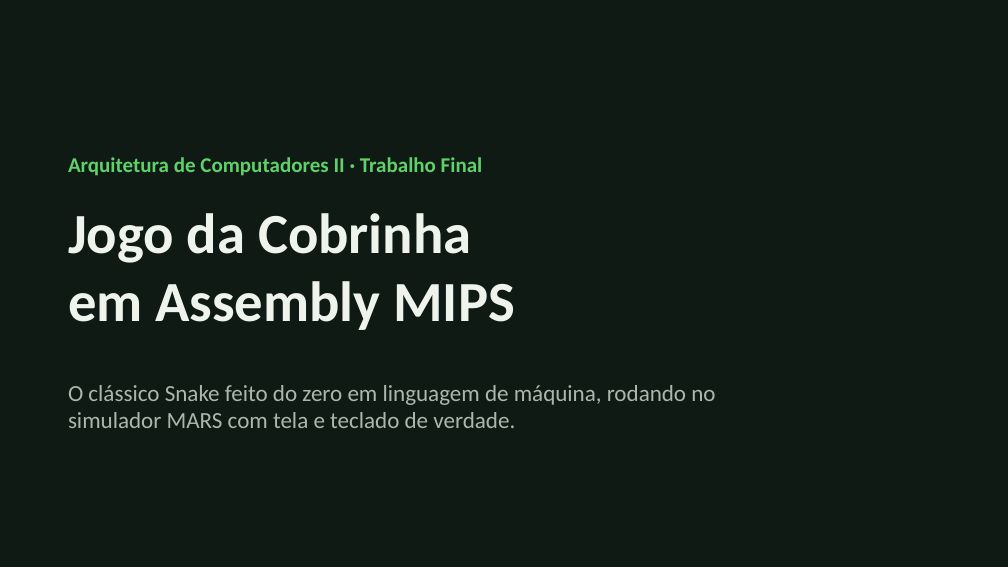
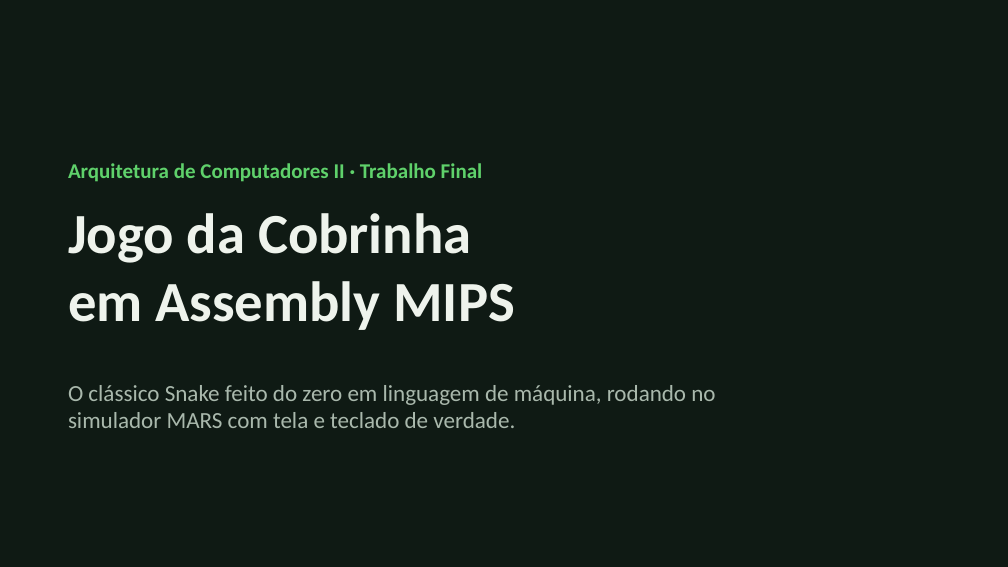
Before and after one commit to Gabrielhyds/snake-game-mips, a slide deck: slide 1 of apresentacao.pptx. Drawn at 1008x567 pixels with LibreOffice and Linux fonts; fonts in the diff are those of the drawing. Boxes give left, top, right and bottom in pixels: in the first picture for what was removed or moved away, otherwise in the second. Text is boxed around its words. In the diff, an @@ line names an element or a change of style, - is before the commit and + after.

```diff
--- a/apresentacao.pptx
+++ b/apresentacao.pptx
@@ text "Arquitetura de Computadores II · ..." at (x1=68, y1=163, x2=483, y2=182): vertical alignment top to middle @@
```
Also in this commit, not shown: 2 other slides changed, 5 slides added.
